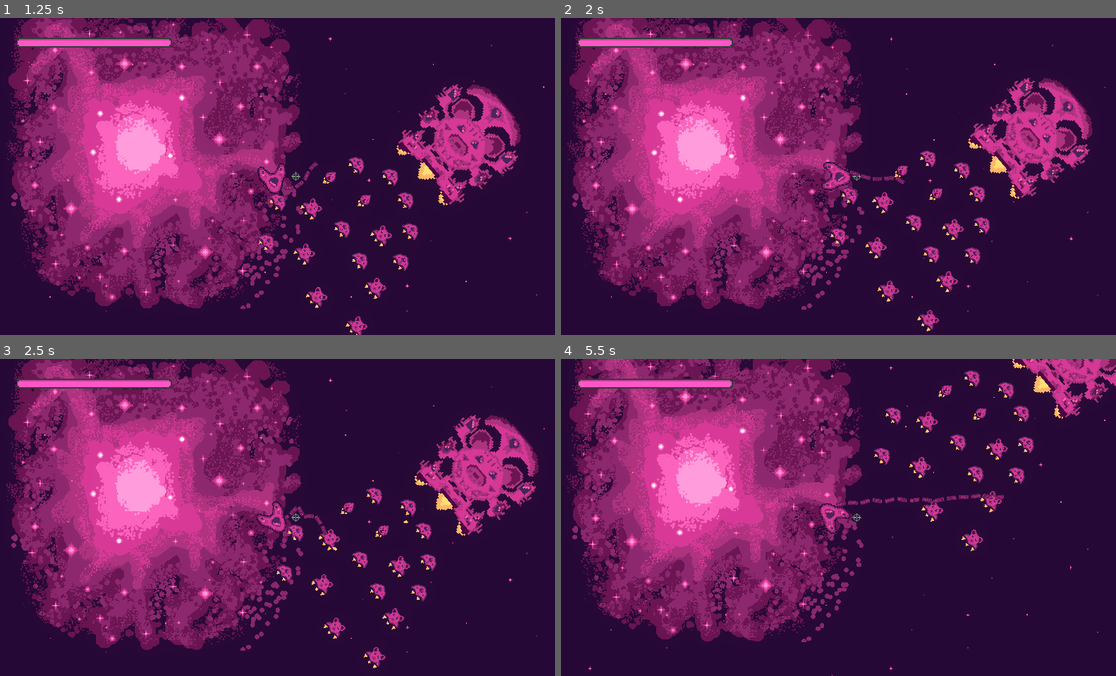
Above: before the commit, frames 1-4 (two rows, left to right).
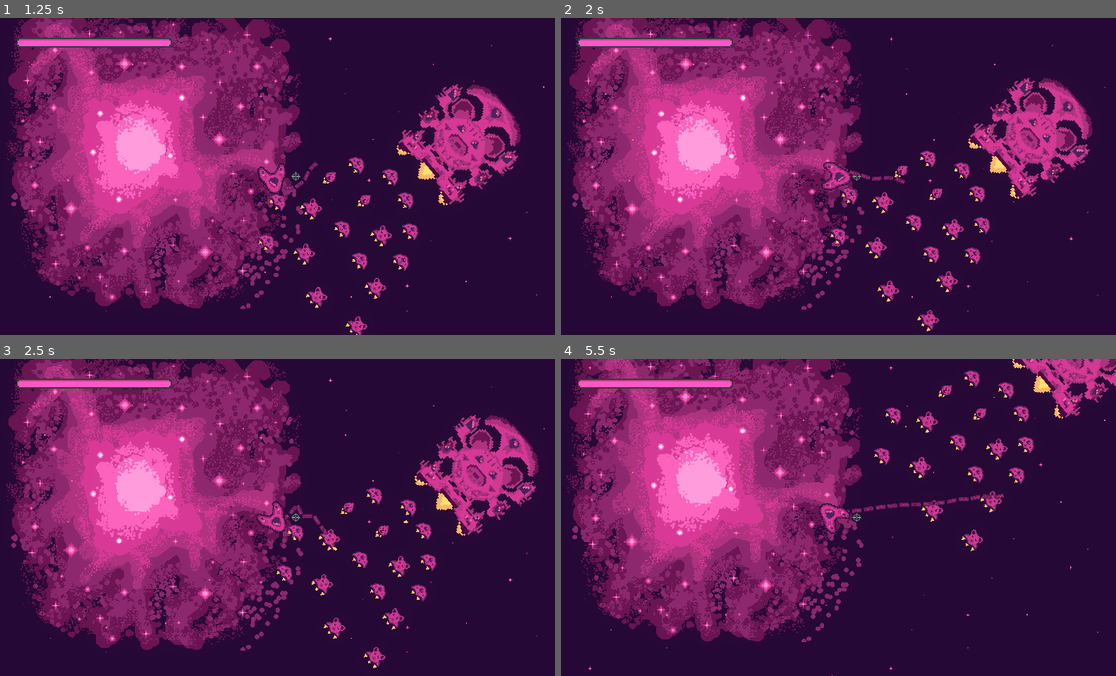
Above: after the commit, the same moments.

Repository: bear-minimum-studio/space-bear
Game: Godot game, scene res://Game.tscn
Same seed, same stepped clock (60 frames per second), same inputs: the game is played once before the commit and once after it.
Inputs:
- Up to frame 1 (1.25 s): hold Right (turn_right) from 0.53 s (still down); hold G (grappling_hook) from 0.53 s (still down)
- Up to frame 2 (2 s): release Right (turn_right) at 1.28 s; release G (grappling_hook) at 1.28 s; hold Left (turn_left) from 1.28 s (still down); tap Down (decelerate) at 1.35 s; tap G (grappling_hook) at 1.55 s
- Up to frame 3 (2.5 s): release Left (turn_left) at 2.03 s; hold Right (turn_right) from 2.03 s (still down); hold Space (fire) from 2.03 s (still down); tap G (grappling_hook) at 2.3 s
- Up to frame 4 (5.5 s): release Right (turn_right) at 2.78 s; release Space (fire) at 2.78 s; hold Up (accelerate) 2.78-3.53 s; tap G (grappling_hook) at 2.85, 3.8, 4.35 s; hold F (turret_fire) 3.53-4.28 s; hold Left (turn_left) from 3.53 s (still down); hold G (grappling_hook) from 5.03 s (still down); tap Down (decelerate) at 5.1 s

Frame 1 is identical in both runs. In frame 2, less than 0.1% of the frame differs, in the area x 50-63%, y 46-53%; in frame 3, 0.1%; in frame 4, 0.5%, in the area x 49-80%, y 42-49%.

Commit message:
marche mieux - PI a virer

Diff:
--- a/grappling-hook/GrapplingHookThrowable.tscn
+++ b/grappling-hook/GrapplingHookThrowable.tscn
@@ -26,7 +26,6 @@
 shape = SubResource("CircleShape2D_d6tqa")
 
 [node name="HookFragment" parent="." instance=ExtResource("2_4s0yp")]
-visible = false
 
 [node name="ThrowingReference" type="PinJoint2D" parent="."]
 
--- a/grappling-hook/NewGrapplingHook.gd
+++ b/grappling-hook/NewGrapplingHook.gd
@@ -52,10 +52,11 @@
 		return
 
 	self.translate(velocity * delta)
+	self.look_at(player.global_transform.origin)
+	self.rotate(PI)
 
 	if _get_distance() > max_length:
 		_spawn_grappling_fragments()
-
 
 func _get_distance() -> float:
 	return (self.global_transform.origin - player.global_transform.origin).length()
Not shown: 1 places in World.tscn that only renumber resources
